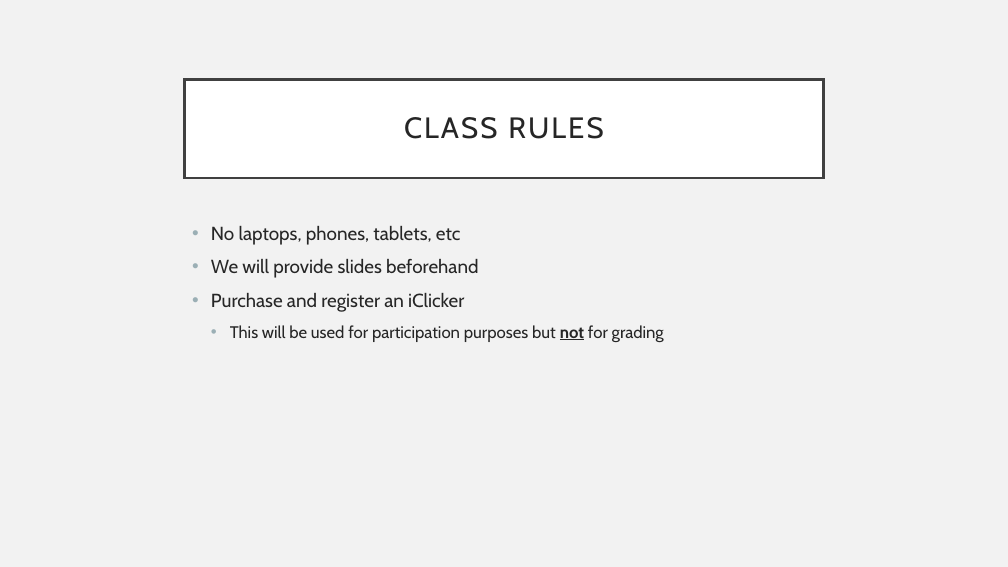
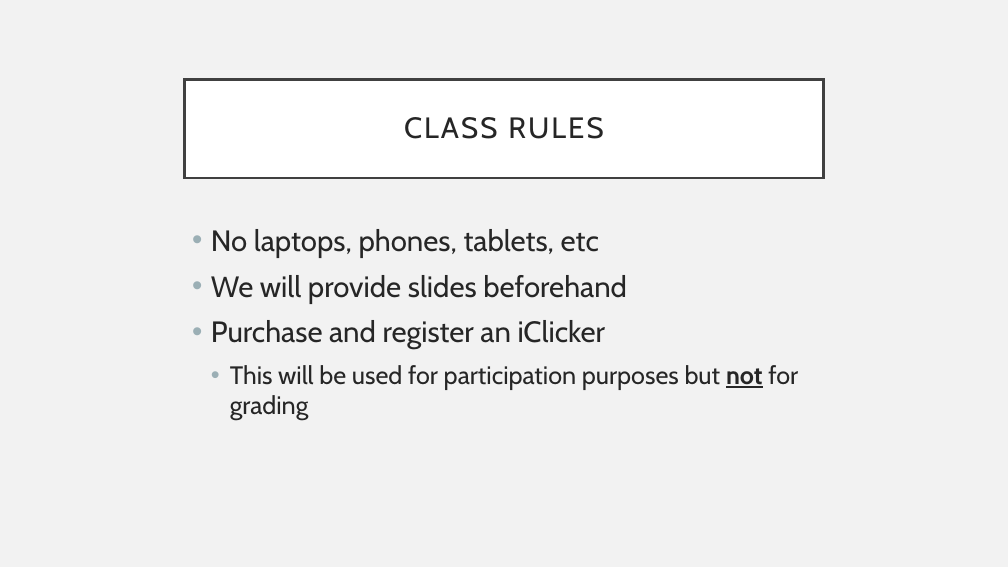
Before and after one commit to detricksnyder/TeachingLectures, a slide deck: slide 11 of Michigan/PUBLHLTH403/Lecture 1- Syllabus Review.pptx (slide 7 before the commit). Drawn at 1008x567 pixels with LibreOffice and Linux fonts; fonts in the diff are those of the drawing. Boxes give left, top, right and bottom in pixels: in the first picture for what was removed or moved away, otherwise in the second. Text is boxed around its words. In the diff, an @@ line names an element or a change of style, - is before the commit and + after.

```diff
--- a/Michigan/PUBLHLTH403/Lecture 1- Syllabus Review.pptx
+++ b/Michigan/PUBLHLTH403/Lecture 1- Syllabus Review.pptx
@@ text "No laptops, phones, tablets, etc" at box(211, 229, 798, 420): size 18 to 28 pt in "No laptops, phones, tablets, etc", "We will provide slides beforehand", "Purchase and register an iClicker"; size 16 to 24 pt in "This will be used for participation purposes ..." @@
```
Also in this commit, not shown: 4 other slides changed, 5 slides added, 1 other file.
